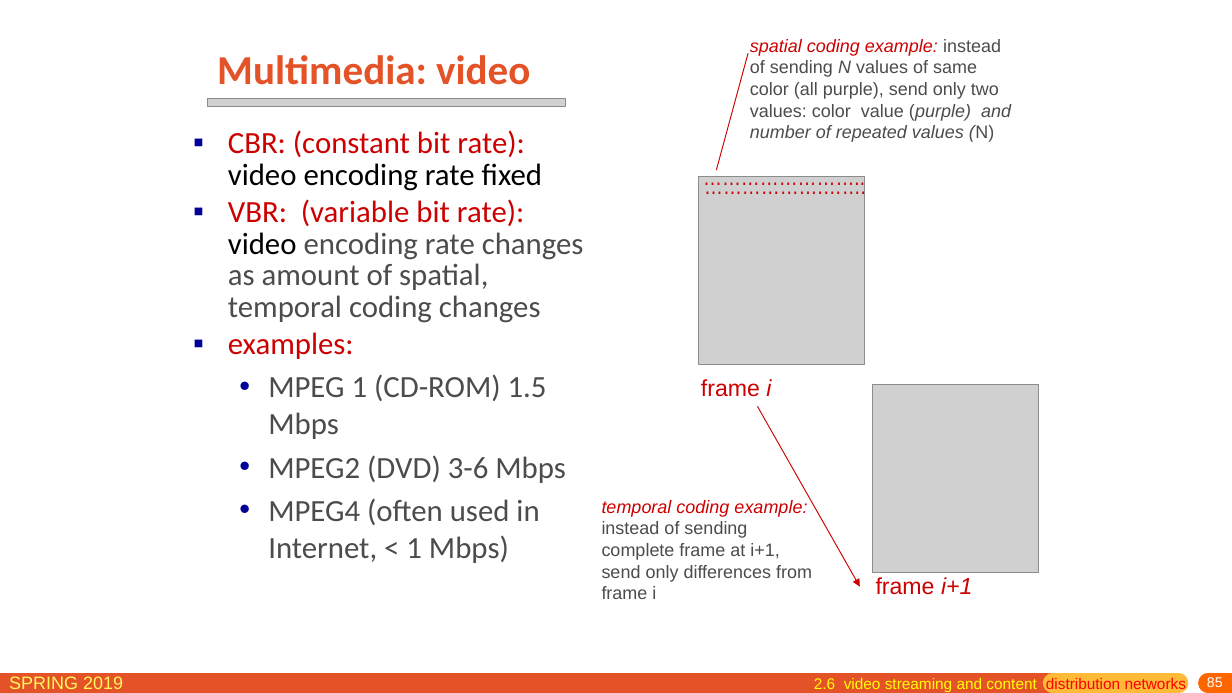
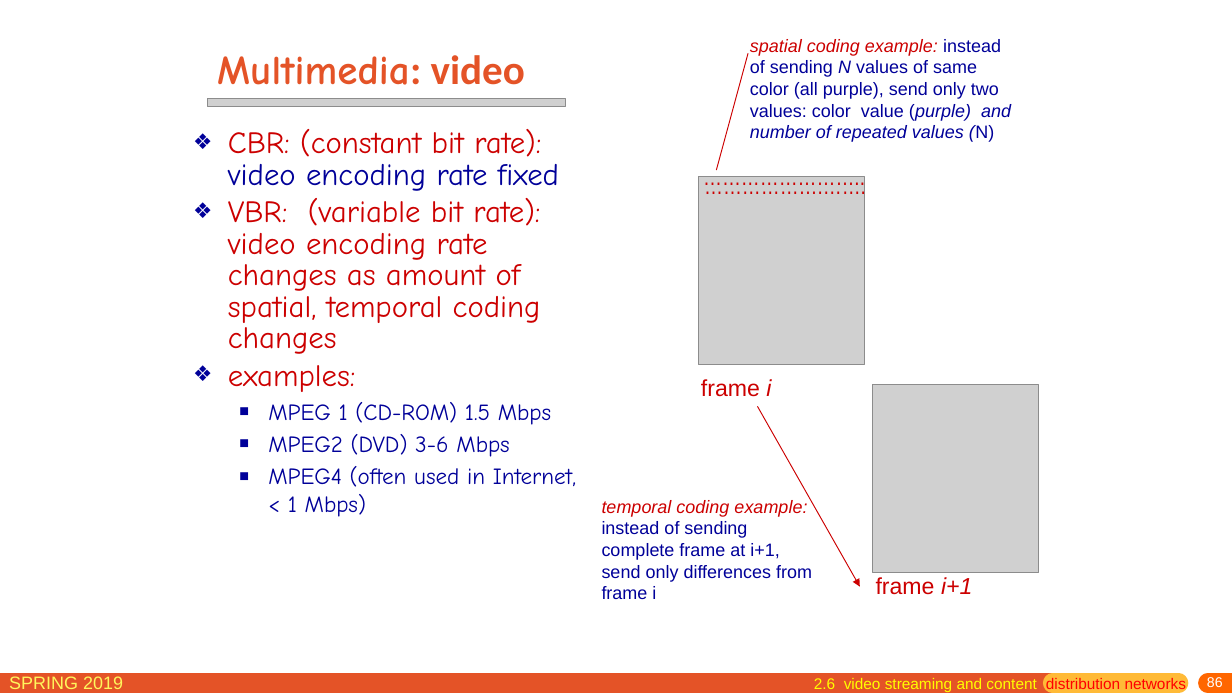
Before and after one commit to jichenghu/PPT_networkDistributed, a slide deck: slide 86 of chapter2.pptx (slide 85 before the commit). Drawn at 1232x693 pixels with LibreOffice and Linux fonts; fonts in the diff are those of the drawing; grey boxes stand for pictures. Boxes give left, top, right and bottom in pixels: in the first picture for what was removed or moved away, otherwise in the second. Text is boxed around its words. In the diff, an @@ line names an element or a change of style, - is before the commit and + after.

```diff
--- a/chapter2.pptx
+++ b/chapter2.pptx
@@ title "Multimedia: video" at [217,55,525,85]: font Calibri to Comic Neue in "Multimedia:" @@
@@ text "spatial coding example: instead of ..." at [750,39,1011,142]: text colour #4C4C4C to #000099 in "instead of sending N values of same ..." @@
@@ text "CBR: (constant bit rate): video ..." at [228,129,576,517]: font Calibri to Comic Neue; text colour #000000 to #000099 in "video encoding rate fixed"; text colour #000000 to #CC0000 in "video"; text colour #4C4C4C to #CC0000 in "encoding rate changes as amount of spatial, ..."; size 24 to 18 pt, text colour #4C4C4C to #000099 in "MPEG 1 (CD-ROM) 1.5 Mbps", "MPEG2 (DVD) 3-6 Mbps", "MPEG4 (often used in Internet, < 1 ..."; bullet ▪ to ❖; bullet • to ■; less space between paragraphs @@
@@ text "temporal coding example: instead of ..." at [602,500,812,599]: text colour #4C4C4C to #000099 in "instead of sending complete frame at i+1, ..." @@
@@ page number at [1207,677,1223,687]: text changed @@
-85
+86
```
Also in this commit, not shown: 56 other slides changed, 1 slide added, 1 other file.
